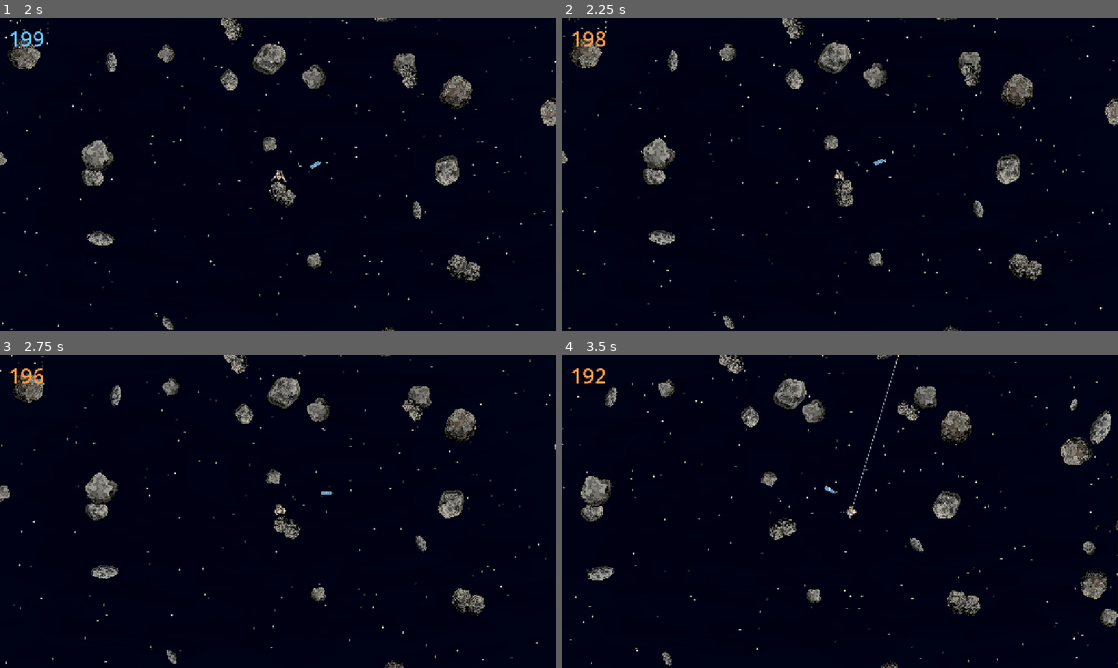
Above: before the commit, frames 1-4 (two rows, left to right).
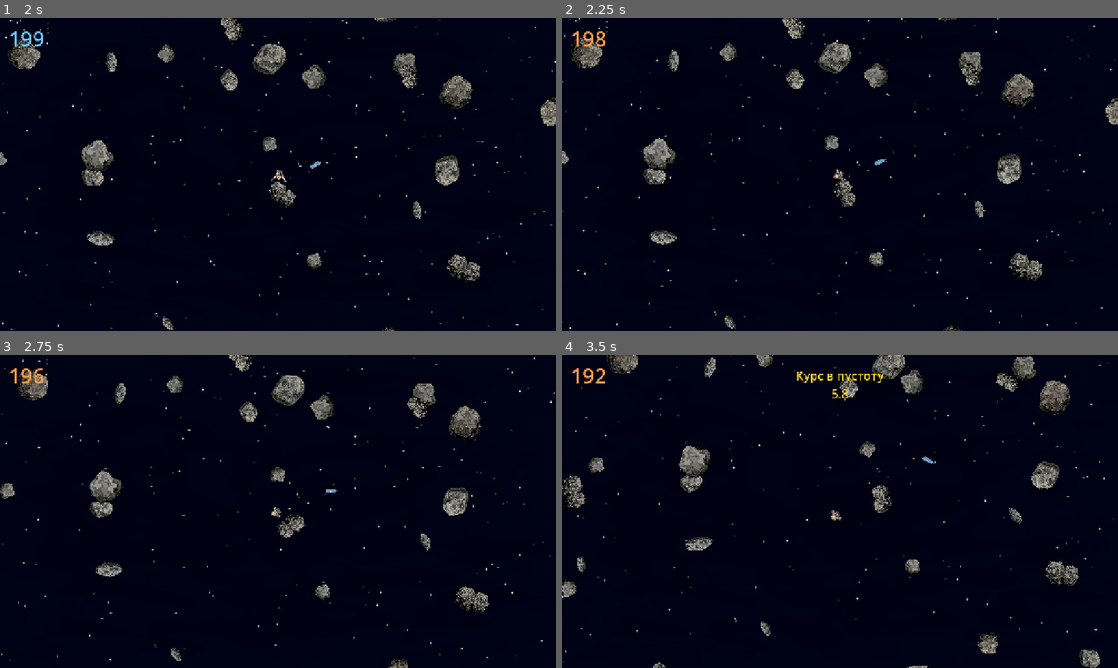
Above: after the commit, the same moments.

Repository: xOnelinx/-space_scrapheap
Game: Godot game, scene res://scenes/main.tscn
Same seed, same stepped clock (60 frames per second), same inputs: the game is played once before the commit and once after it.
Inputs (mouse positions are in pixels of both pictures, inside the frame that each line leads up to):
- Up to frame 1 (2 s): click "Начать игру" at 0.5 s; move the mouse to (400, 158) at 1.27 s; press the mouse at (400, 158) at 1.28 s; hold D (move_right) from 1.28 s (still down)
- Up to frame 2 (2.25 s): move the mouse to (728, 190) at 2.02 s; release D (move_right) at 2.03 s; release the mouse at (728, 190) at 2.03 s; hold S (move_down) from 2.03 s (still down); right-click (728, 190) at 2.1 s
- Up to frame 3 (2.75 s): keep holding S (move_down); click (166, 527) at 2.3 s
- Up to frame 4 (3.5 s): move the mouse to (895, 442) at 2.77 s; release S (move_down) at 2.78 s; hold D (move_right) from 2.78 s (still down); hold E (harpoon) from 2.78 s (still down); click (895, 442) at 3.05 s

Frame 1 is identical in both runs. In frame 2, 3.1% of the frame differs, in the area x 0-100%, y 0-100%; in frame 3, 5.2%; in frame 4, 11%.

Commit message:
Наконечник больше не бьёт телом скитальца целиком, и астероиды стали вдвое тяжелее.

Diff:
--- a/godot/scripts/space_rock.gd
+++ b/godot/scripts/space_rock.gd
@@ -9,6 +9,8 @@
 
 const DEPTH_COUNT := 10
 const REFERENCE_RADIUS := 26.0
+## Общий вес обломков. Без него толчок и наконечник легко разгоняют камень.
+const MASS_SCALE := 2.0
 const PAIR_RESTITUTION := 0.4
 const PAIR_FRICTION := 0.35
 ## Радиус скитальца 12 и зазор посадки 2. Подошва стоит снаружи железа.
@@ -97,7 +99,7 @@
 	var radius := maxf(_mass_world_radius(), 1.0)
 	var ref := REFERENCE_RADIUS
 	var ratio := radius / ref
-	return ref * ref * ratio * ratio * ratio * ratio
+	return ref * ref * ratio * ratio * ratio * ratio * MASS_SCALE
 
 
 func get_inertia() -> float:
--- a/godot/scripts/tether.gd
+++ b/godot/scripts/tether.gd
@@ -9,6 +9,8 @@
 const BODIES := 30.0
 const BOLT_SPEED := 640.0
 const RECOIL_SPEED := 90.0
+## Доля импульса выстрела, которую наконечник отдаёт телу. Целиком камень слишком крутит.
+const HIT_PUSH := 0.25
 const REEL_RATE := 140.0
 const MIN_LENGTH := 16.0
 const TAUT_MAX_CLOSE := 280.0
@@ -233,7 +235,7 @@
 func _hit(host: Wanderer, rock: Node2D, world_point: Vector2) -> void:
 	if _shot.length_squared() <= 0.01:
 		return
-	host.add_body_impulse(rock, _shot * RECOIL_SPEED * host.get_mass(), world_point)
+	host.add_body_impulse(rock, _shot * RECOIL_SPEED * HIT_PUSH * host.get_mass(), world_point)
 
 
 func _ignite(at: Vector2) -> void:
